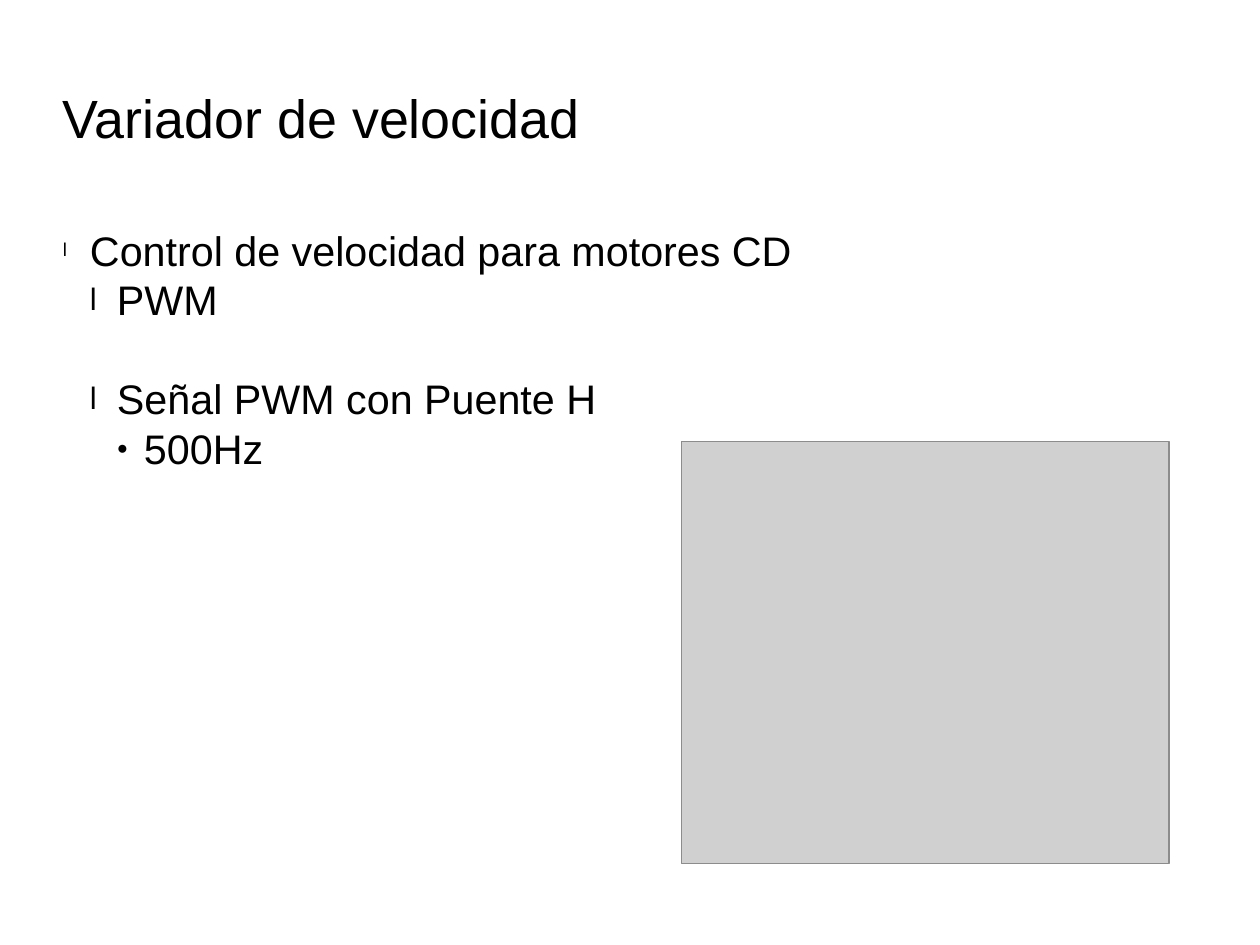
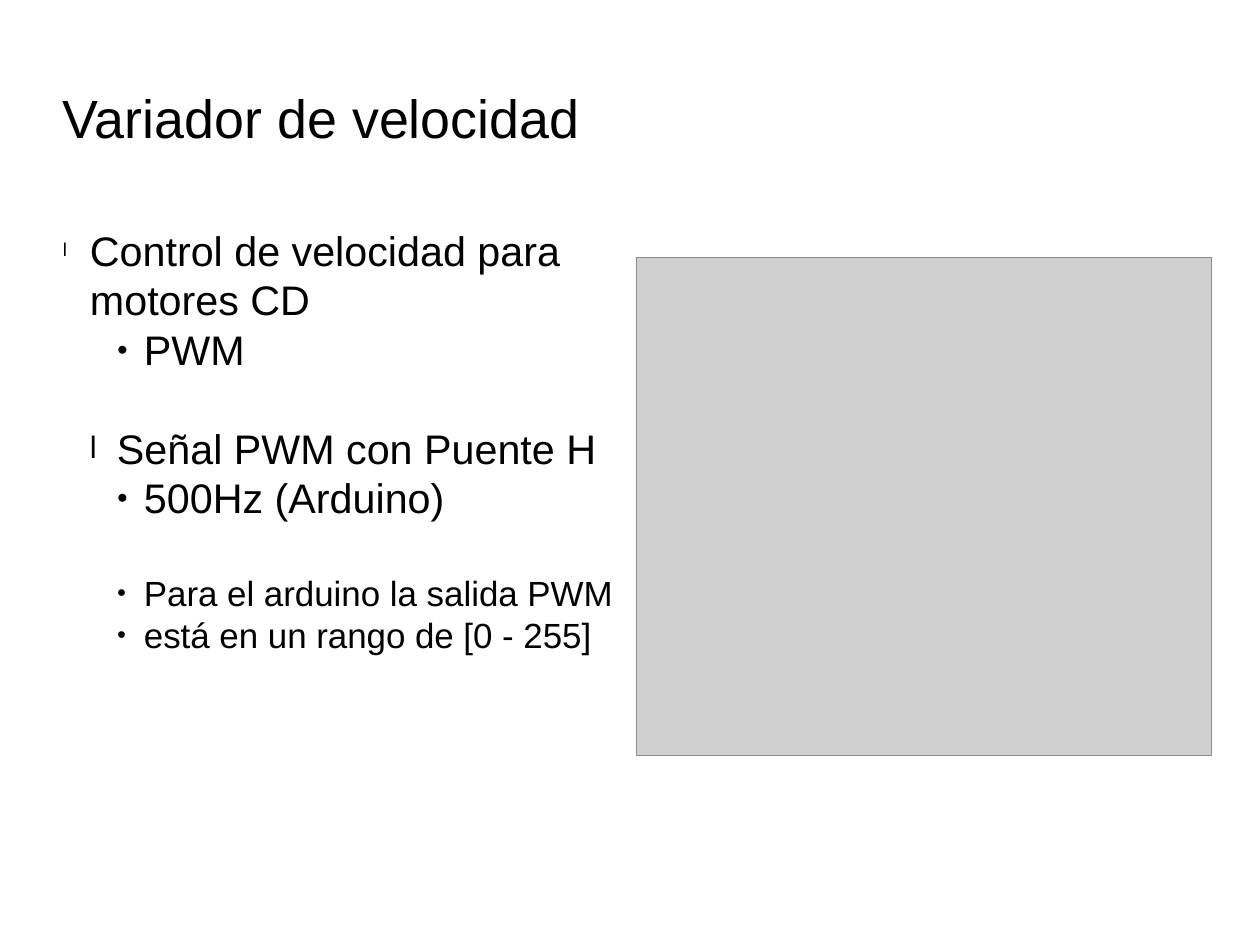
Before and after one commit to edgarVazquez43/Robots-y-modelos-del-comportamiento, a slide deck: slide 6 of presentaciones/2_Robot_movil.odp (slide 5 before the commit). Drawn at 1260x945 pixels with LibreOffice and Linux fonts; fonts in the diff are those of the drawing; grey boxes stand for pictures; background and template pictures are left out. Boxes give left, top, right and bottom in pixels: in the first picture for what was removed or moved away, otherwise in the second. Text is boxed around its words. In the diff, an @@ line names an element or a change of style, - is before the commit and + after.

```diff
--- a/presentaciones/2_Robot_movil.odp
+++ b/presentaciones/2_Robot_movil.odp
@@ picture: place and size @@
-picture at box(681, 441, 1170, 863)
+picture at box(637, 258, 1212, 757)
@@ text at box(144, 336, 245, 365): bullet l to ●; list level 2 to 3 in "PWM" @@
@@ text at box(144, 483, 612, 655): text changed; size 26 to 22 pt @@
-    ● 500Hz
+    ● 500Hz (Arduino)
+    ● Para el arduino la salida PWM
+    ● está en un rango de [0 - 255]
```
Also in this commit, not shown: 2 other slides changed, 1 slide added, 6 other files.
